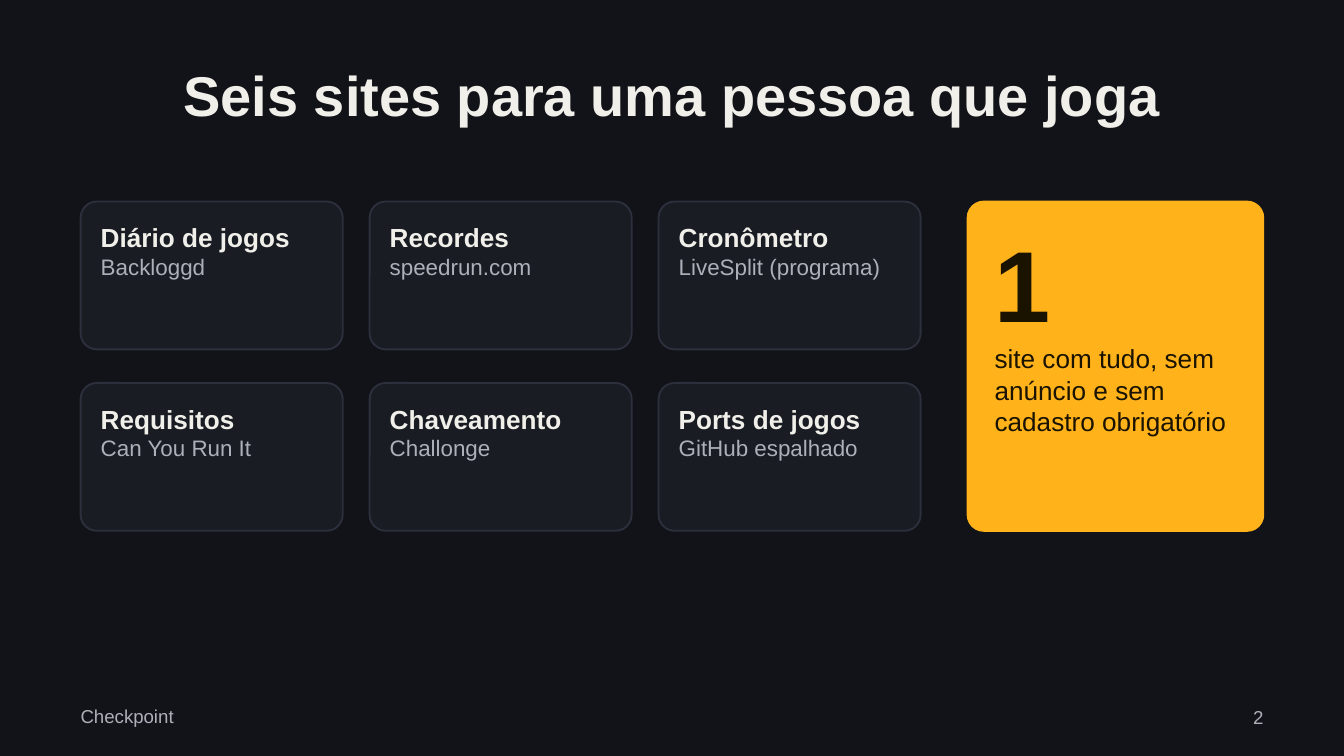
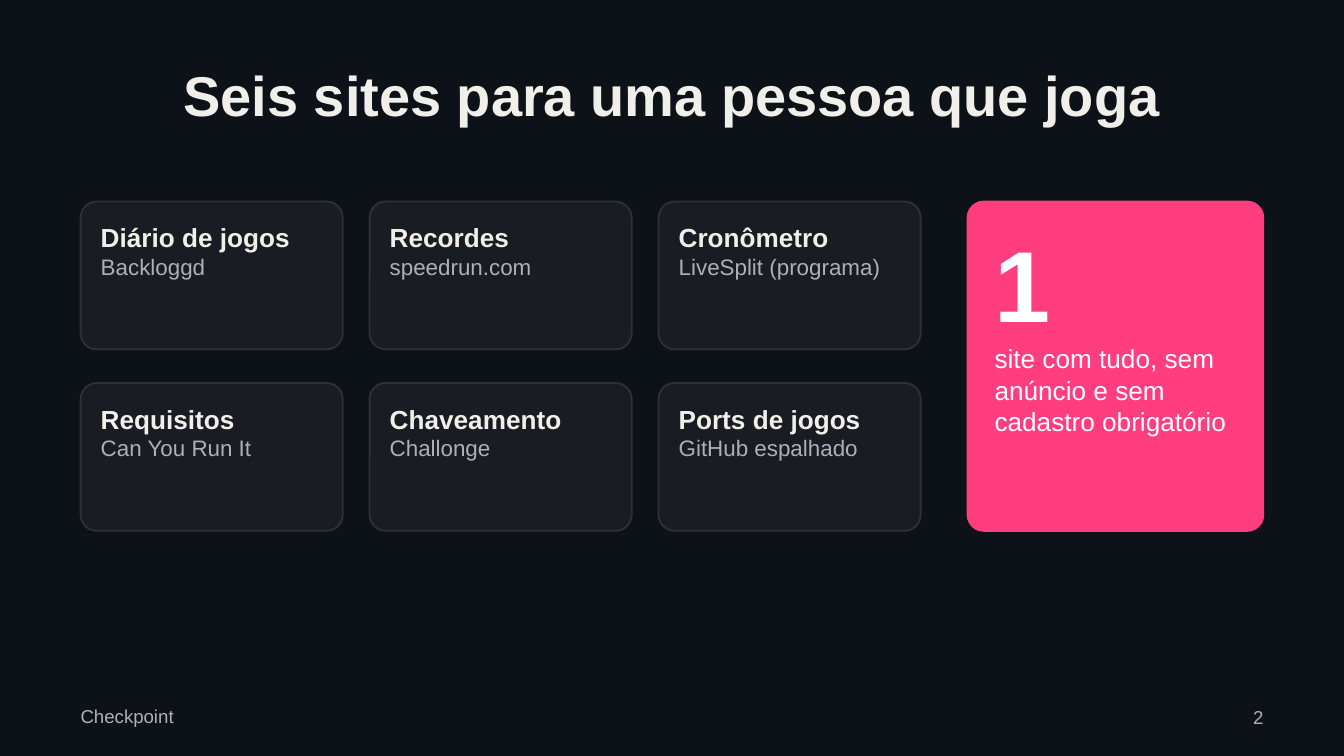
Before and after one commit to Samuel25z/checkpoint, a slide deck: slide 2 of relatorio/Apresentacao-Checkpoint.pptx. Drawn at 1344x756 pixels with LibreOffice and Linux fonts; fonts in the diff are those of the drawing. Boxes give left, top, right and bottom in pixels: in the first picture for what was removed or moved away, otherwise in the second. Text is boxed around its words. In the diff, an @@ line names an element or a change of style, - is before the commit and + after.

```diff
--- a/relatorio/Apresentacao-Checkpoint.pptx
+++ b/relatorio/Apresentacao-Checkpoint.pptx
@@ background #121319 to #0D1219 @@
@@ rounded rectangle at bbox=[968, 202, 1263, 531]: fill #FFB21A to #FF3D7F; outline #FFB21A 1 pt to #FF3D7F 1 pt @@
@@ text "1" at bbox=[995, 252, 1226, 437]: text colour #1A1300 to #FFFFFF @@
```
Also in this commit, not shown: 9 other slides changed, 36 other files.
